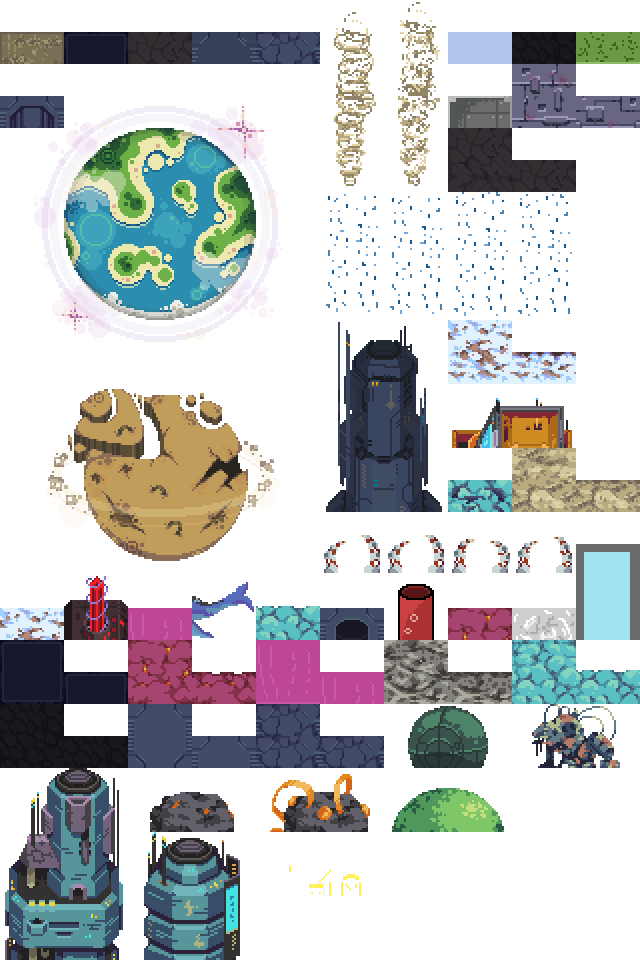
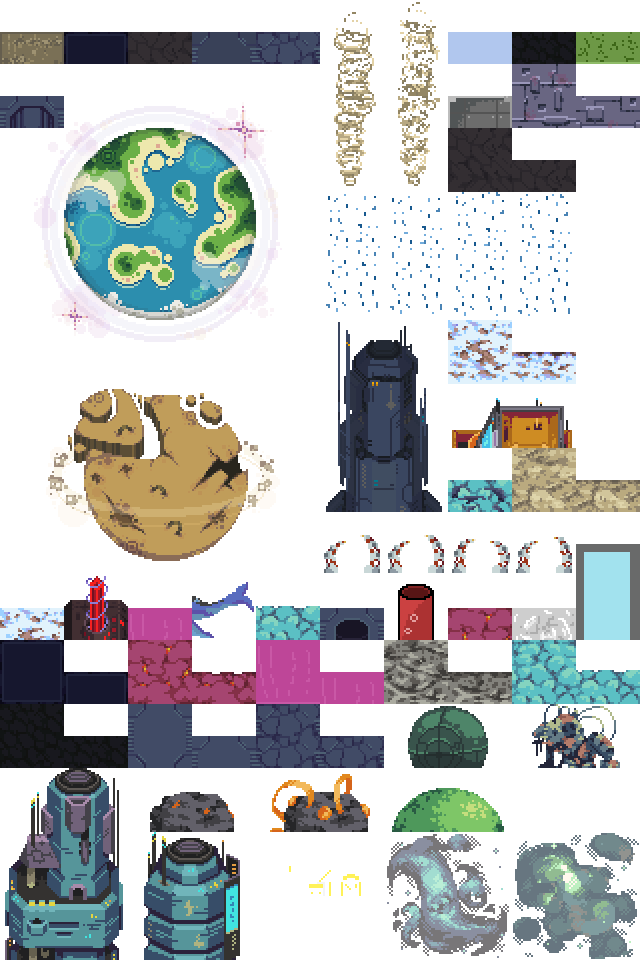
Before/after of a (640, 960) layered artwork. What changed in the layer stack:
added layer "Layer 1" above "nebula-above-2" over [513, 833, 639, 959]
added layer "nebula-above-2" above "machine-hill-above" over [387, 834, 509, 958]
